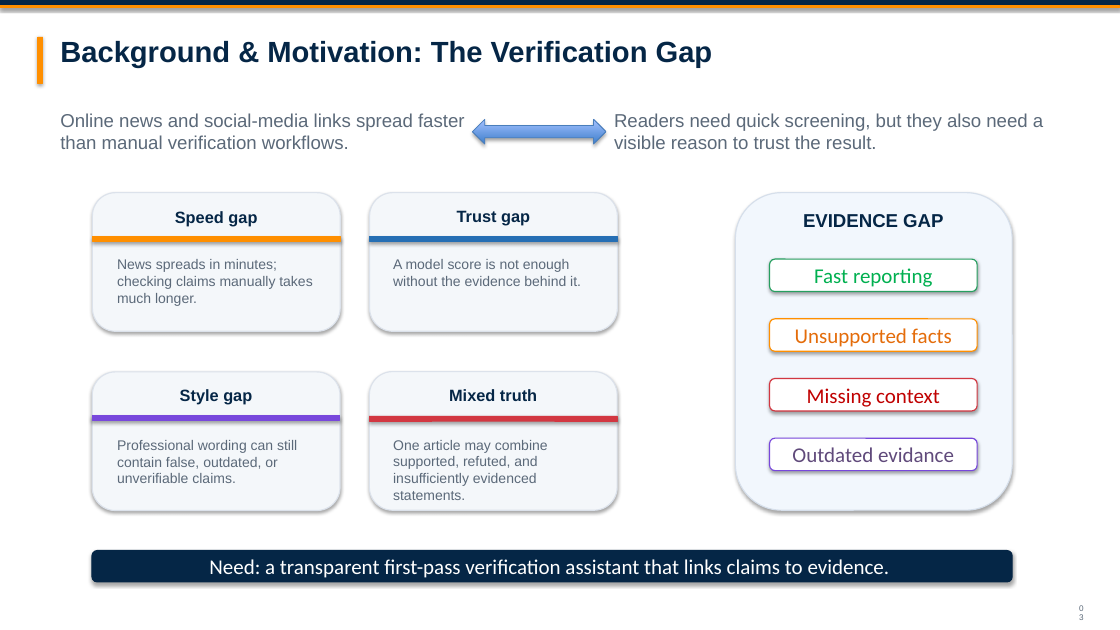
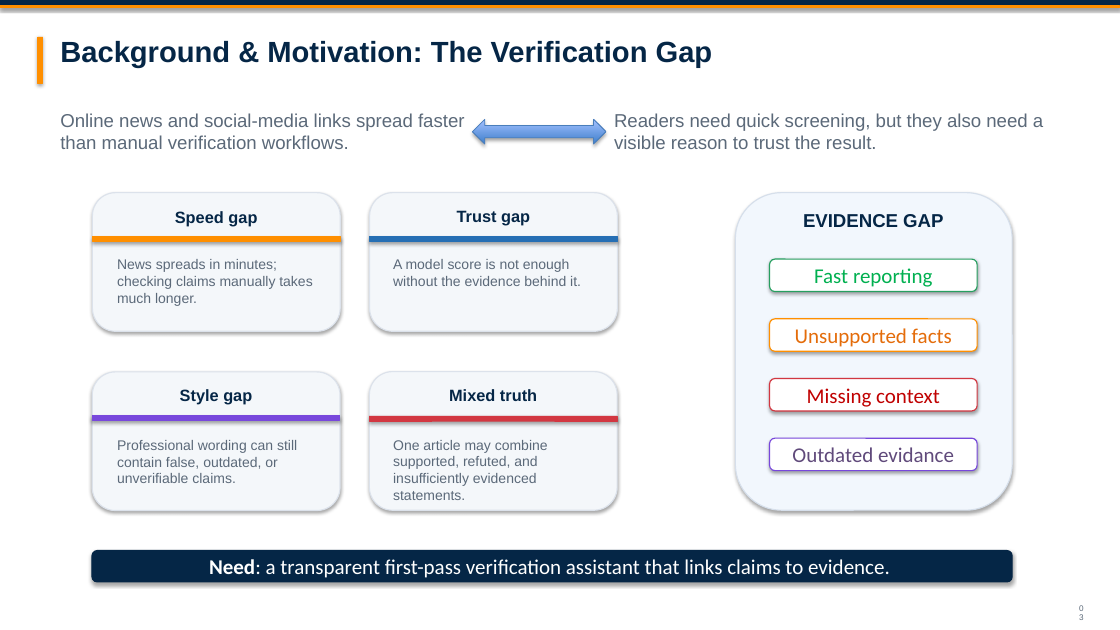
Before and after one commit to YuchenSun1112/Fake-News-Detection-and-Analysis-System-for-Online-News-and-Social-Media, a slide deck: slide 3 of submission/slides.pptx. Drawn at 1120x630 pixels with LibreOffice and Linux fonts; fonts in the diff are those of the drawing. Boxes give left, top, right and bottom in pixels: in the first picture for what was removed or moved away, otherwise in the second. Text is boxed around its words. In the diff, an @@ line names an element or a change of style, - is before the commit and + after.

```diff
--- a/submission/slides.pptx
+++ b/submission/slides.pptx
@@ rounded rectangle "Need: a transparent first-pass verification ..." at box(92, 550, 1012, 581): bold on in "Need:" @@
```
Also in this commit, not shown: 13 other slides changed, 2 slides removed, 28 other files.
